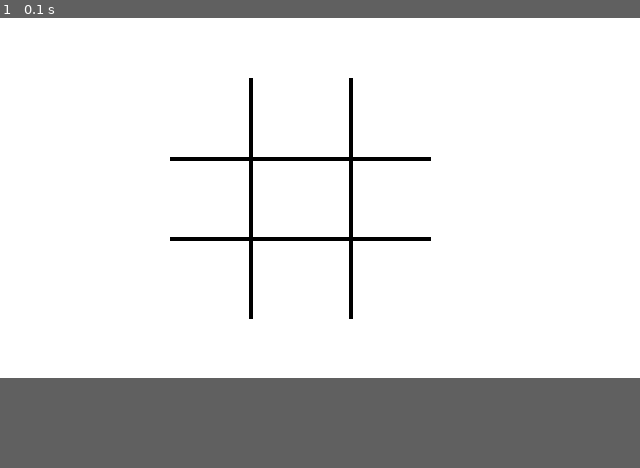
Above: before the commit, frame 1.
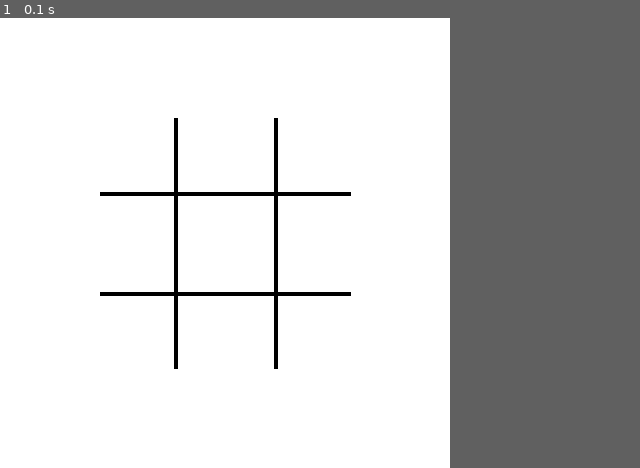
Above: after the commit, the same moment.

Repository: Kadrizzle/Pygame-TicTacToe
Game: pygame game, started from tictactoe_pygame.py
The game is run twice, just before and just after one commit, with the same random seed, the same clock (stepped at 60 frames per second) and the same inputs.
Inputs:
- Up to frame 1 (0.1 s): no input
In our replay, the window is 640x360 before the commit and 450x450 after it. These sizes can differ from the game's own. Grey fills any space a smaller window leaves; there, only what the larger window draws over its background counts as a difference.

The runs differ from the first frame. In frame 1, 2.7% of the frame differs, in the area x 15-68%, y 13-78%.

Commit message:
draw_board function done

Diff:
--- a/tictactoe_pygame.py
+++ b/tictactoe_pygame.py
@@ -1,9 +1,40 @@
+#Important note: After screen fill and before clock tick is where you render your game
+#pygame.mouse.get_pressed() & pygame.mouse.get_pos() can be used to put the 'X' and 'O' on the board
+#Call pygame.event.get() before the pygame.mouse.get_pressed() in order for it to work
+#Need a "turn" variable to keep track of "x" and "o's" turn because I'm gonna put 1's in an array to
+#keep track of all the spots that are taken up. If a spot is taken up, then there will be a 1 in
+#the correlated spot in an array. This will help me detect a win easier.
 import pygame
 
-pygame.init()
-screen = pygame.display.set_mode((640,360))
+screen_x = 450
+screen_y = 450
+screen = pygame.display.set_mode((screen_x, screen_y))
 clock = pygame.time.Clock()
 running = True
+turn = "X"
+spots_array = [0,0,0,0,0,0,0,0,0]
+
+#This function will return true or false for the LEFT mouse click
+def get_mouse_click():
+    pygame.event.get()
+    click = pygame.mouse.get_pressed()
+    return click[0]
+
+def draw_middle_x():
+    pygame.draw.line(screen, pygame.Color(255,165,0), (260, 150), (340, 210), width=2)
+    pygame.draw.line(screen,pygame.Color(255,165,0),(260,210),(340,150), width=2)
+
+def draw_board():
+    #left
+    pygame.draw.line(screen, pygame.Color(0,0,0), ((screen_x / 2) - 50, (screen_y * 0) + 100), ((screen_x / 2) - 50, screen_y - 100), width = 4)
+    #right
+    pygame.draw.line(screen, pygame.Color(0,0,0), ((screen_x / 2) + 50, (screen_y * 0) + 100), ((screen_x / 2) + 50, screen_y - 100), width = 4)
+    #top
+    pygame.draw.line(screen, pygame.Color(0,0,0), ((screen_x * 0) + 100, (screen_y / 2) - 50), (screen_x - 100, (screen_y / 2) - 50), width = 4)
+    #bottom
+    pygame.draw.line(screen, pygame.Color(0,0,0), ((screen_x * 0) + 100, (screen_y / 2) + 50), (screen_x - 100, (screen_y / 2) + 50), width = 4)
+
+pygame.init()
 
 while running:
 
@@ -12,14 +43,10 @@
             running = False
 
     screen.fill("white")
-    #Left line
-    pygame.draw.line(screen, pygame.Color(0,0,0), (250, 60), (250, 300), width=4)
-    #Right line
-    pygame.draw.line(screen, pygame.Color(0,0,0), (350, 60), (350, 300), width=4)
-    #Top line
-    pygame.draw.line(screen, pygame.Color(0,0,0), (170, 140), (430, 140), width=4)
-    #Bottom line
-    pygame.draw.line(screen, pygame.Color(0,0,0), (170, 220), (430, 220), width=4)
+
+    draw_board()
+
+
     pygame.display.flip()
 
     clock.tick(60)
